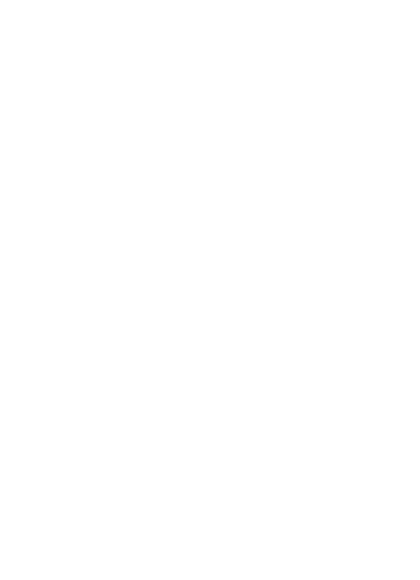
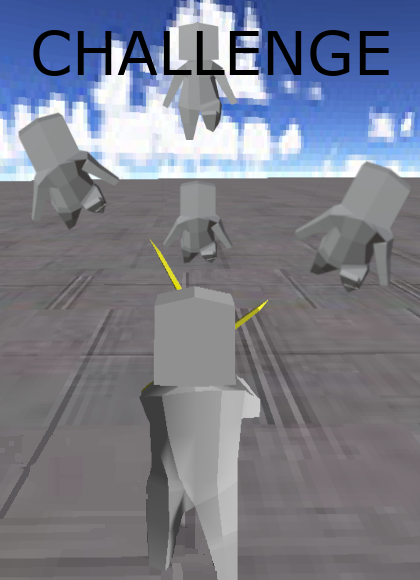
Layers edited between the first and the second w=420, h=580 image:
added layer "CHALLENGE" above "レイヤー #1" over [33, 30, 389, 76]
added layer "レイヤー #1" above "レイヤー" over [0, 0, 420, 580]
